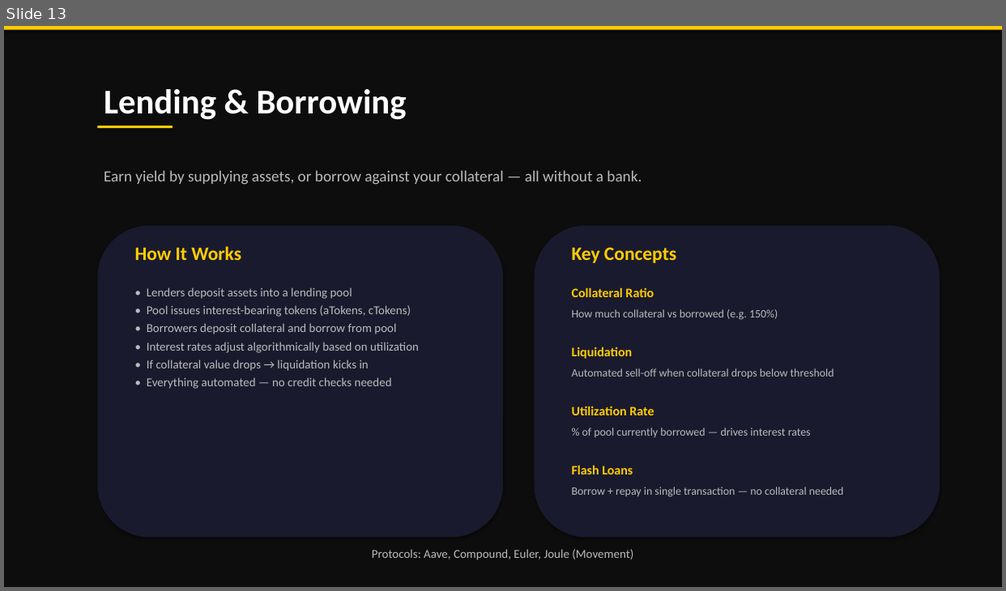
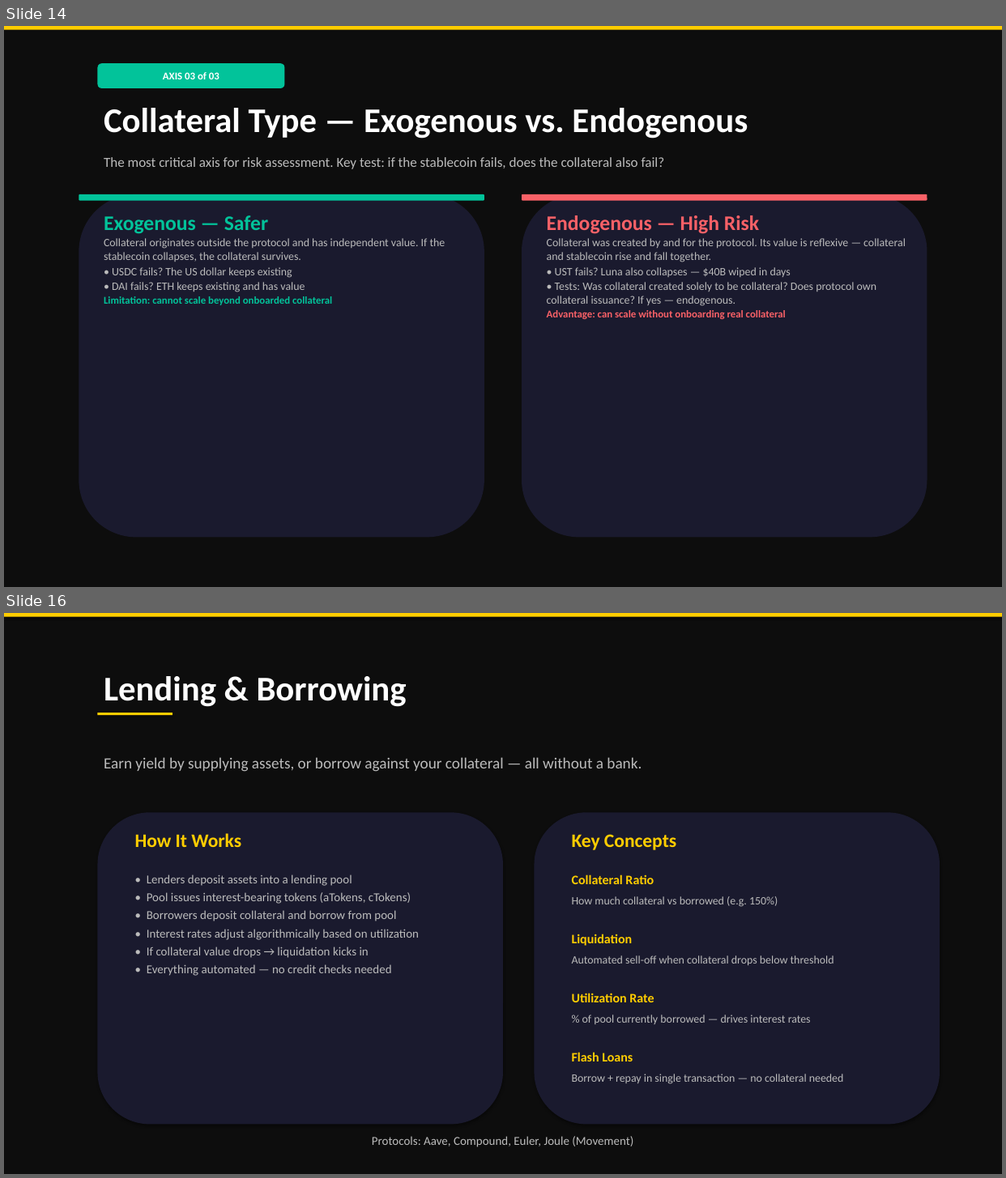
Before and after one commit to ulas96/movement-stabletoken, a slide deck: docs/presentations/SmartContracts_DeFi_Movement.pptx. Shown one above the other, each under a label of ours: slide 13 before the commit, slides 14 and 16 after it; the slides between them are not shown. The pictures are 1006x591 and 1006x1178 pixels, drawn with LibreOffice and Linux fonts; fonts in the diff are those of the drawing. Boxes give left, top, right and bottom in pixels: in the first picture for what was removed or moved away, otherwise in the second. Text is boxed around its words. In the diff, an @@ line names an element or a change of style, - is before the commit and + after.

```diff
--- a/docs/presentations/SmartContracts_DeFi_Movement.pptx
+++ b/docs/presentations/SmartContracts_DeFi_Movement.pptx
@@ slide 14 added at bbox=[4, 26, 1002, 587], background #0D0D0D @@
@@ rectangle added at bbox=[4, 26, 1002, 30], fill #FFCD00 @@
@@ rounded rectangle added at bbox=[98, 63, 284, 88], fill #02C39A, 12 pt, text #FFFFFF, bold @@
+AXIS 03 of 03
@@ text added at bbox=[104, 108, 748, 139], 40 pt, text #FFFFFF, bold @@
+Collateral Type — Exogenous vs. Endogenous
@@ text added at bbox=[104, 157, 665, 169], 16 pt, text #BBBBBB @@
+The most critical axis for risk assessment. Key test: if the stablecoin fails, does the collateral also fail?
@@ rounded rectangle added at bbox=[79, 194, 484, 537], fill #1A1A2E @@
@@ rounded rectangle added at bbox=[79, 194, 484, 201], fill #02C39A @@
@@ rounded rectangle added at bbox=[522, 194, 927, 537], fill #1A1A2E @@
@@ rounded rectangle added at bbox=[522, 194, 927, 201], fill #F96167 @@
@@ text added at bbox=[104, 216, 445, 305], 13 pt, text #BBBBBB @@
+Exogenous — Safer
+Collateral originates outside the protocol and has independent value. If the stablecoin collapses, the collateral survives.
+• USDC fails? The US dollar keeps existing
+• DAI fails? ETH keeps existing and has value
+Limitation: cannot scale beyond onboarded collateral
@@ text added at bbox=[547, 216, 906, 319], 13 pt, text #BBBBBB @@
+Endogenous — High Risk
+Collateral was created by and for the protocol. Its value is reflexive — collateral and stablecoin rise and fall together.
+• UST fails? Luna also collapses — $40B wiped in days
+• Tests: Was collateral created solely to be collateral? Does protocol own collateral issuance? If yes — endogenous.
+Advantage: can scale without onboarding real collateral
@@ what was slide 13 is now slide 16 @@
```
Also in this commit, not shown: 3 slides changed, 3 other slides added, 1 slide removed.
